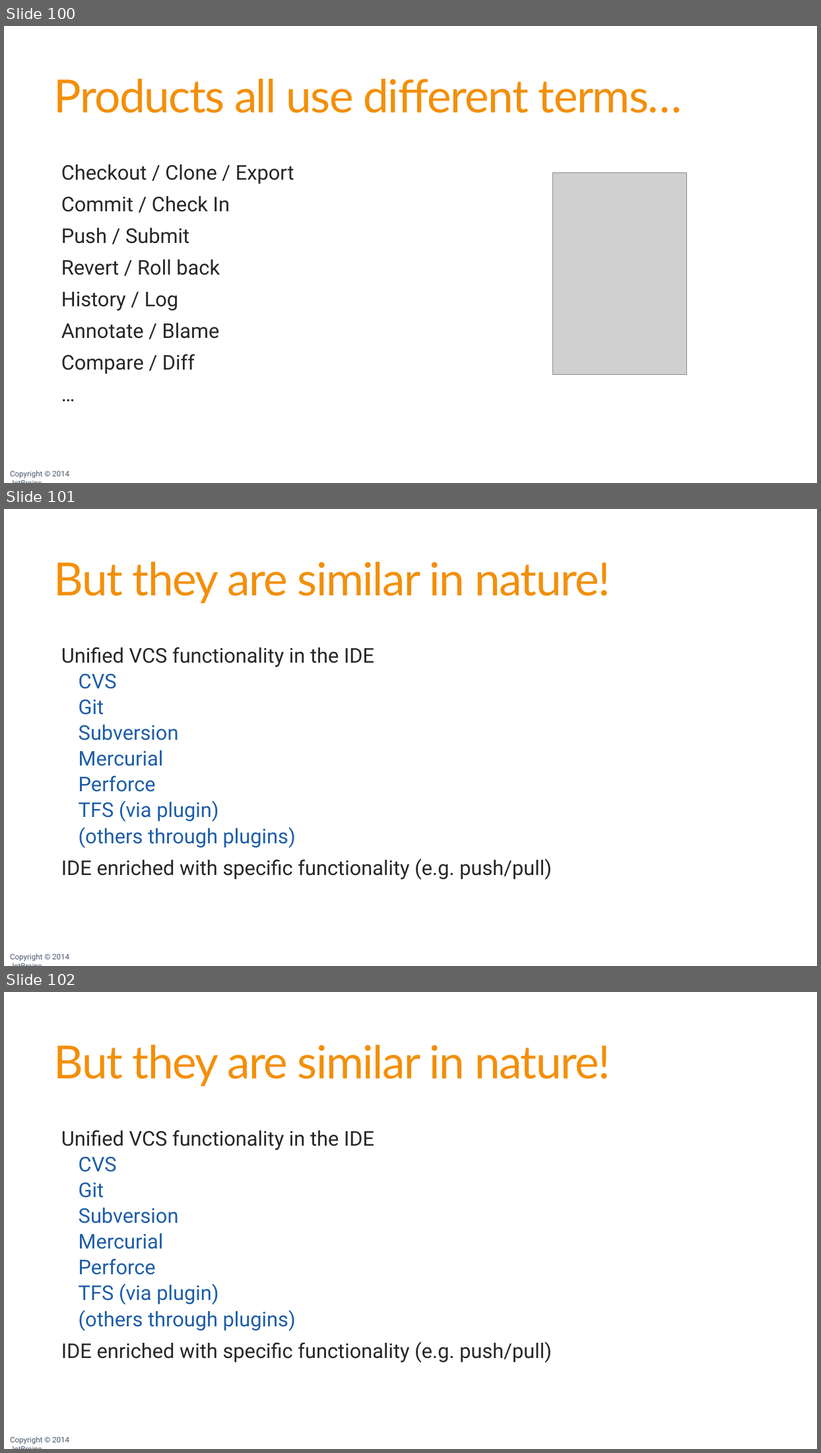
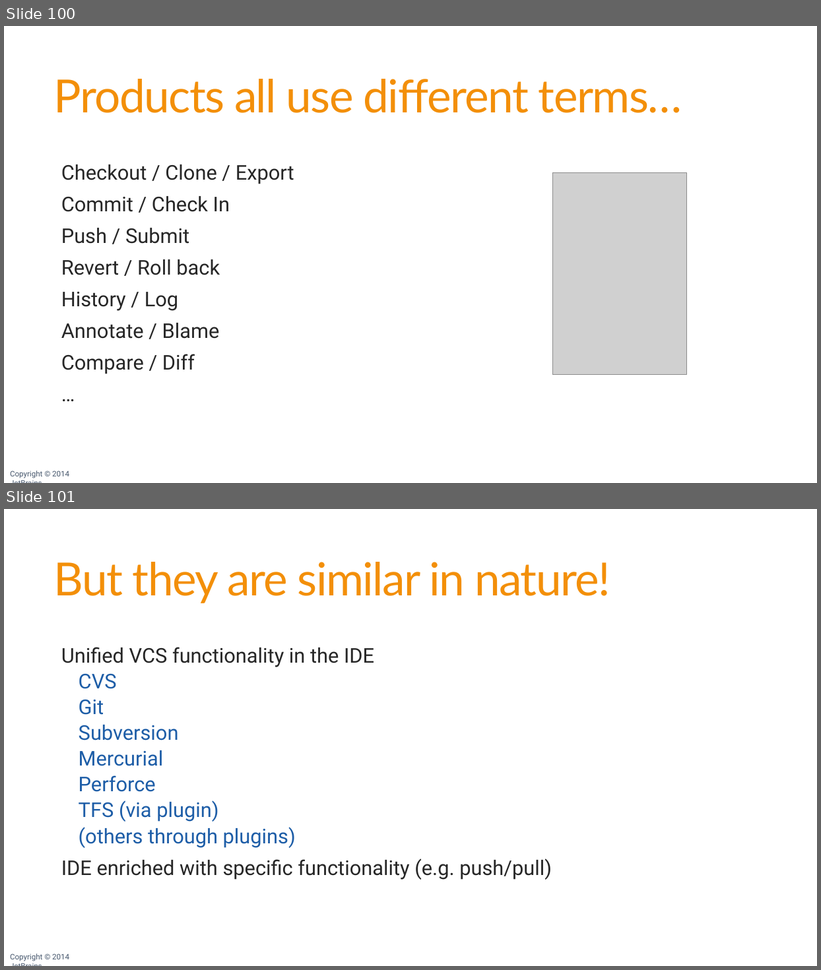
Before and after one commit to JetBrains/phpstorm-workshop, a slide deck: PhpStorm Workshop.pptx. Shown one above the other, each under a label of ours: slides 100, 101 and 102 before the commit, slides 100 and 101 after it. The pictures are 821x1453 and 821x970 pixels, drawn with LibreOffice and Linux fonts; fonts in the diff are those of the drawing; grey boxes stand for pictures; background and template pictures are left out. Boxes give left, top, right and bottom in pixels: in the first picture for what was removed or moved away, otherwise in the second. Text is boxed around its words. In the diff, an @@ line names an element or a change of style, - is before the commit and + after.

```diff
--- a/PhpStorm Workshop.pptx
+++ b/PhpStorm Workshop.pptx
@@ slide 101 removed at (x1=4, y1=509, x2=817, y2=966), background #FFFFFF; not listed: 1 template element that a slide beside it also shows @@
@@ title removed at (x1=54, y1=562, x2=611, y2=603) @@
-But they are similar in nature!
@@ text removed at (x1=61, y1=647, x2=552, y2=880) @@
-  Unified VCS functionality in the IDE
-    CVS
-    Git
-    Subversion
-    Mercurial
-    Perforce
-    TFS (via plugin)
-    (others through plugins)
-  IDE enriched with specific functionality (e.g. push/pull)
@@ what was slide 102 is now slide 101 @@
```
Also in this commit, not shown: 15 slides changed, 5 slides added, 1 other slide removed, 1 other file.
